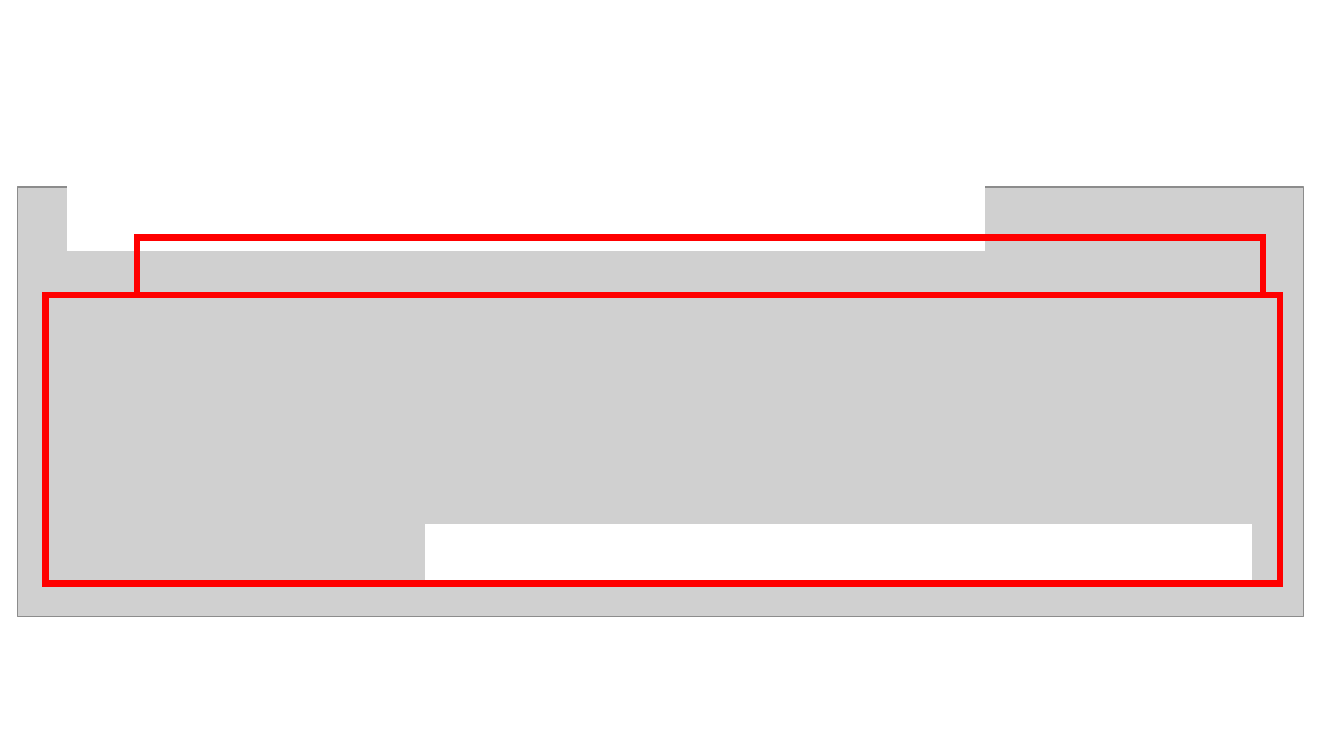
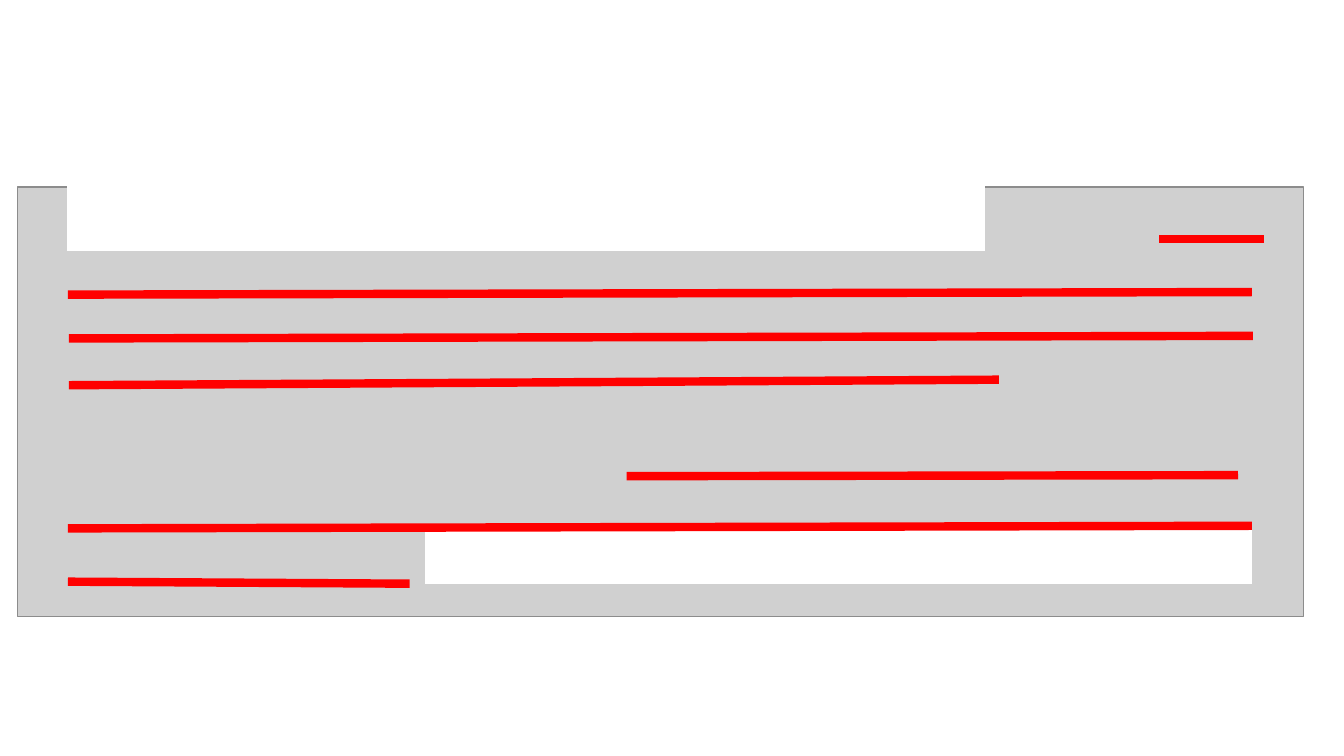
Before and after one commit to zaboltar/zaboltar.github.io, a slide deck: slide 13 of assets uarm/2024 1/moderna/Kant - Essay on maladies of the head.pptx. Drawn at 1344x756 pixels with LibreOffice and Linux fonts; fonts in the diff are those of the drawing; grey boxes stand for pictures. Boxes give left, top, right and bottom in pixels: in the first picture for what was removed or moved away, otherwise in the second. Text is boxed around its words. In the diff, an @@ line names an element or a change of style, - is before the commit and + after.

```diff
--- a/assets uarm/2024 1/moderna/Kant - Essay on maladies of the head.pptx
+++ b/assets uarm/2024 1/moderna/Kant - Essay on maladies of the head.pptx
@@ rectangle removed at (137, 238, 1263, 295) @@
@@ line added from (1159, 239) to (1264, 239), #FF0000 6 pt @@
@@ rectangle removed at (45, 295, 1280, 584) @@
@@ line added from (68, 294) to (1252, 292), #FF0000 6 pt @@
@@ line added from (69, 339) to (1253, 336), #FF0000 6 pt @@
@@ line added from (69, 385) to (999, 380), #FF0000 6 pt @@
@@ line added from (627, 476) to (1238, 475), #FF0000 6 pt @@
@@ line added from (68, 528) to (1252, 526), #FF0000 6 pt @@
@@ line added from (68, 582) to (409, 584), #FF0000 6 pt @@
```
Also in this commit, not shown: 7 other files.
